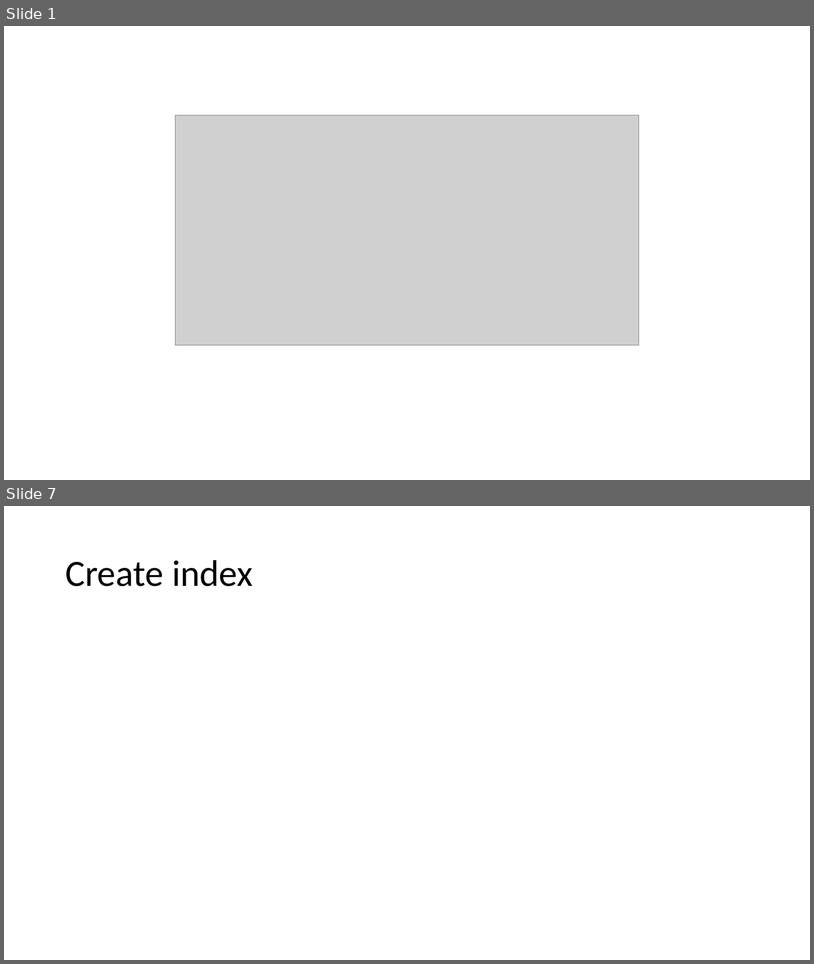
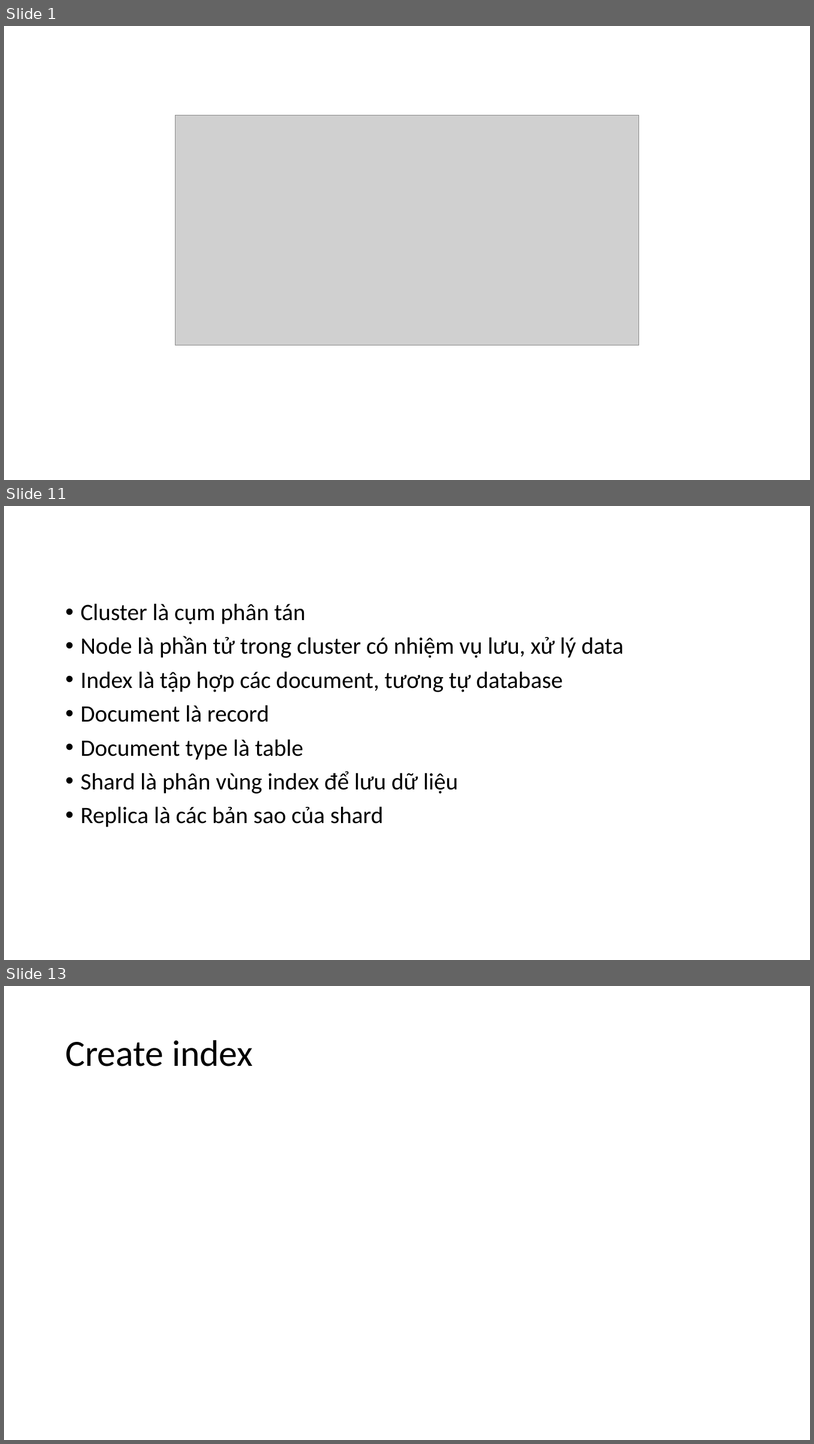
Before and after one commit to trunganhvu/Elasticsearch, a slide deck: SlideElasticSearch.pptx. Shown one above the other, each under a label of ours: slides 1 and 7 before the commit, slides 1, 11 and 13 after it; the slides between them are not shown. The pictures are 814x964 and 814x1444 pixels, drawn with LibreOffice and Linux fonts; fonts in the diff are those of the drawing; grey boxes stand for pictures. Boxes give left, top, right and bottom in pixels: in the first picture for what was removed or moved away, otherwise in the second. Text is boxed around its words. In the diff, an @@ line names an element or a change of style, - is before the commit and + after.

```diff
--- a/SlideElasticSearch.pptx
+++ b/SlideElasticSearch.pptx
@@ slide 11 added at (4, 506, 810, 960), background #FFFFFF @@
@@ text added at (81, 603, 624, 827), 28 pt, text #000000 @@
+• Cluster là cụm phân tán
+• Node là phần tử trong cluster có nhiệm vụ lưu, xử lý data
+• Index là tập hợp các document, tương tự database
+• Document là record
+• Document type là table
+• Shard là phân vùng index để lưu dữ liệu
+• Replica là các bản sao của shard
@@ what was slide 7 is now slide 13 @@
```
Also in this commit, not shown: 1 slide changed, 9 other slides added, 4 slides removed.
